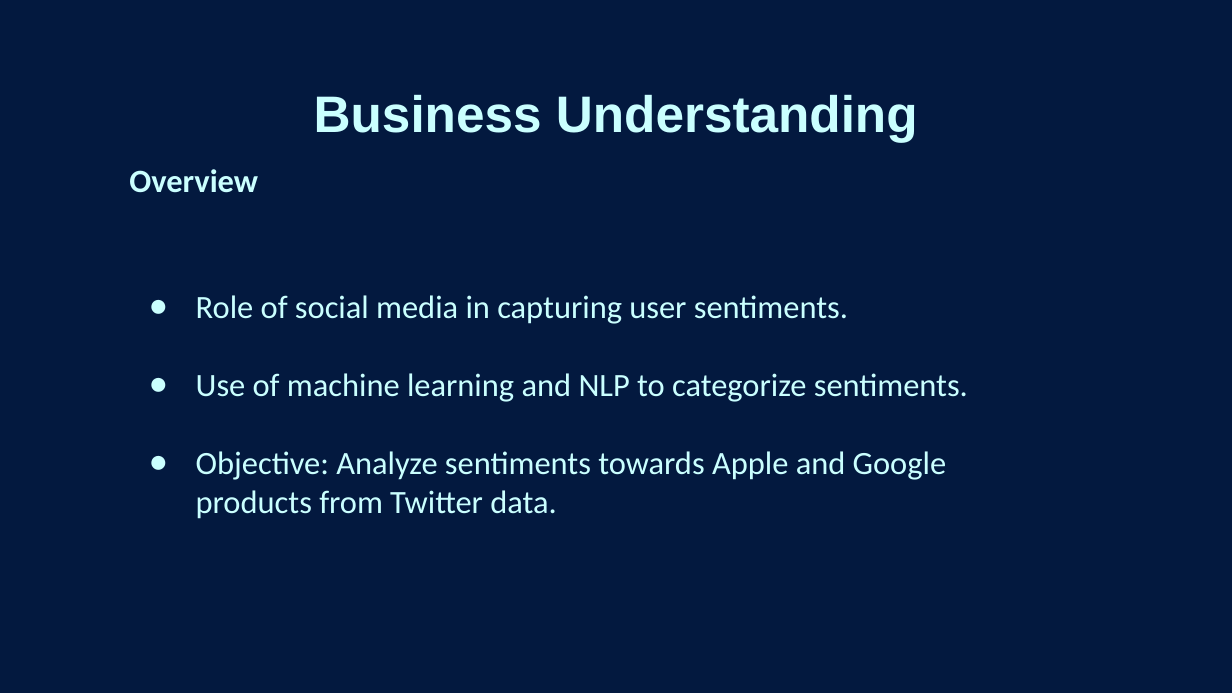
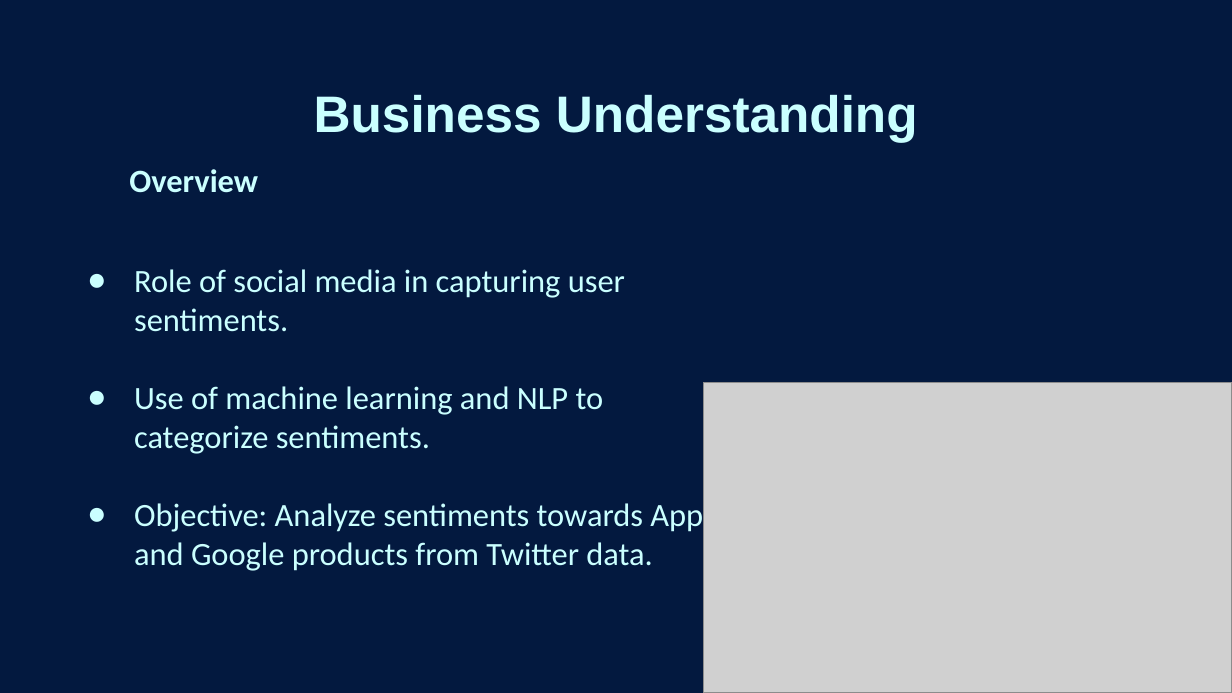
Before and after one commit to jakkkc/project_4_nlp, a slide deck: slide 2 of presentation.pptx. Drawn at 1232x693 pixels with LibreOffice and Linux fonts; fonts in the diff are those of the drawing; grey boxes stand for pictures; background and template pictures are left out. Boxes give left, top, right and bottom in pixels: in the first picture for what was removed or moved away, otherwise in the second. Text is boxed around its words. In the diff, an @@ line names an element or a change of style, - is before the commit and + after.

```diff
--- a/presentation.pptx
+++ b/presentation.pptx
@@ text "Role of social media in ..." rewrapped from (196, 295, 968, 519) to (134, 269, 726, 571) @@
@@ picture added at (703, 383, 1232, 693) @@
```
Also in this commit, not shown: 1 other slide changed, 2 slides added, 1 slide removed, 1 other file.
